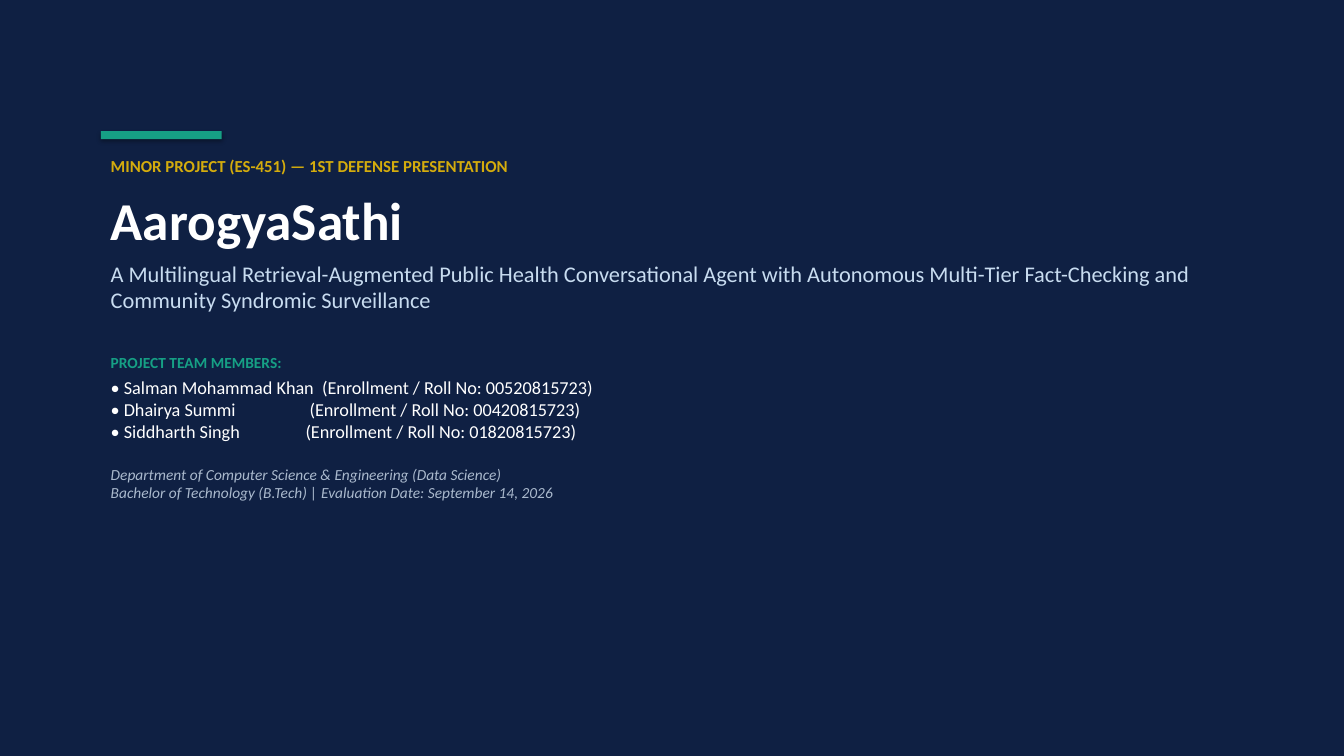
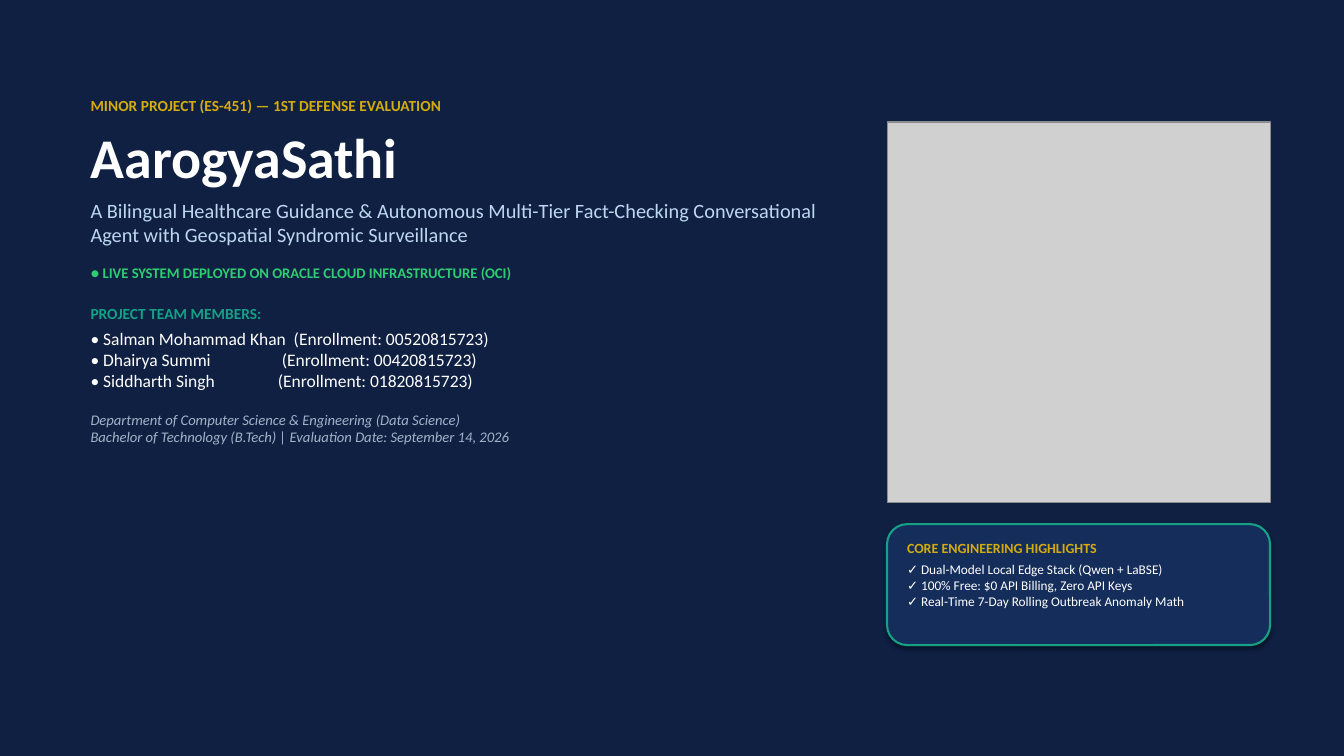
Before and after one commit to salman-mohammad-khan/AarogyaSathi, a slide deck: slide 1 of docs/AarogyaSathi_1st_Defense_Presentation.pptx. Drawn at 1344x756 pixels with LibreOffice and Linux fonts; fonts in the diff are those of the drawing; grey boxes stand for pictures. Boxes give left, top, right and bottom in pixels: in the first picture for what was removed or moved away, otherwise in the second. Text is boxed around its words. In the diff, an @@ line names an element or a change of style, - is before the commit and + after.

```diff
--- a/docs/AarogyaSathi_1st_Defense_Presentation.pptx
+++ b/docs/AarogyaSathi_1st_Defense_Presentation.pptx
@@ text "MINOR PROJECT (ES-451) — 1ST ..." moved from (x1=111, y1=159, x2=1189, y2=501) to (x1=91, y1=100, x2=815, y2=445) @@
@@ text at (x1=91, y1=100, x2=440, y2=113): text changed; size 12 to 11 pt @@
-MINOR PROJECT (ES-451) — 1ST DEFENSE PRESENTATION
+MINOR PROJECT (ES-451) — 1ST DEFENSE EVALUATION
@@ text at (x1=91, y1=138, x2=509, y2=445): size 38 to 40 pt in "AarogyaSathi"; size 11 to 10.5 pt, text colour #AAB9CD to #A0B4C8 in "Department of Computer Science & Engineering (Data ..."; less space between paragraphs @@
@@ rectangle removed at (x1=101, y1=131, x2=222, y2=139) @@
@@ picture added at (x1=887, y1=122, x2=1270, y2=503) @@
@@ text at (x1=91, y1=204, x2=815, y2=280): text changed; size 16 to 14.5 pt; text colour #C8DCF0 to #BED7F0 @@
-A Multilingual Retrieval-Augmented Public Health Conversational Agent with Autonomous Multi-Tier Fact-Checking and Community Syndromic Surveillance
+A Bilingual Healthcare Guidance & Autonomous Multi-Tier Fact-Checking Conversational Agent with Geospatial Syndromic Surveillance
+● LIVE SYSTEM DEPLOYED ON ORACLE CLOUD INFRASTRUCTURE (OCI)
@@ text at (x1=103, y1=332, x2=489, y2=390): text changed; size 13 to 12.5 pt @@
-• Salman Mohammad Khan (Enrollment / Roll No: 00520815723)
-• Dhairya Summi (Enrollment / Roll No: 00420815723)
-• Siddharth Singh (Enrollment / Roll No: 01820815723)
+• Salman Mohammad Khan (Enrollment: 00520815723)
+• Dhairya Summi (Enrollment: 00420815723)
+• Siddharth Singh (Enrollment: 01820815723)
@@ rounded rectangle added at (x1=887, y1=524, x2=1270, y2=645), fill #142D5A, outline #16A085 1.5 pt @@
@@ text added at (x1=907, y1=544, x2=1184, y2=609), 9.5 pt, text #FFFFFF @@
+CORE ENGINEERING HIGHLIGHTS
+✓ Dual-Model Local Edge Stack (Qwen + LaBSE)
+✓ 100% Free: $0 API Billing, Zero API Keys
+✓ Real-Time 7-Day Rolling Outbreak Anomaly Math
```
Also in this commit, not shown: 12 other slides changed, 1 slide added, 1 slide removed, 9 other files.
